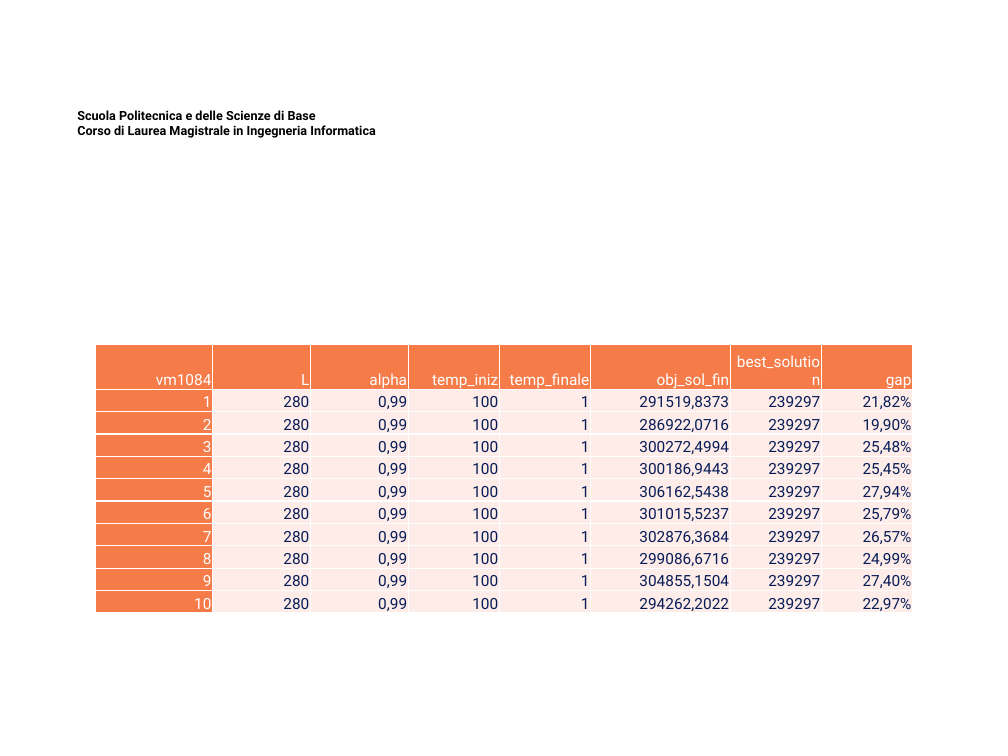
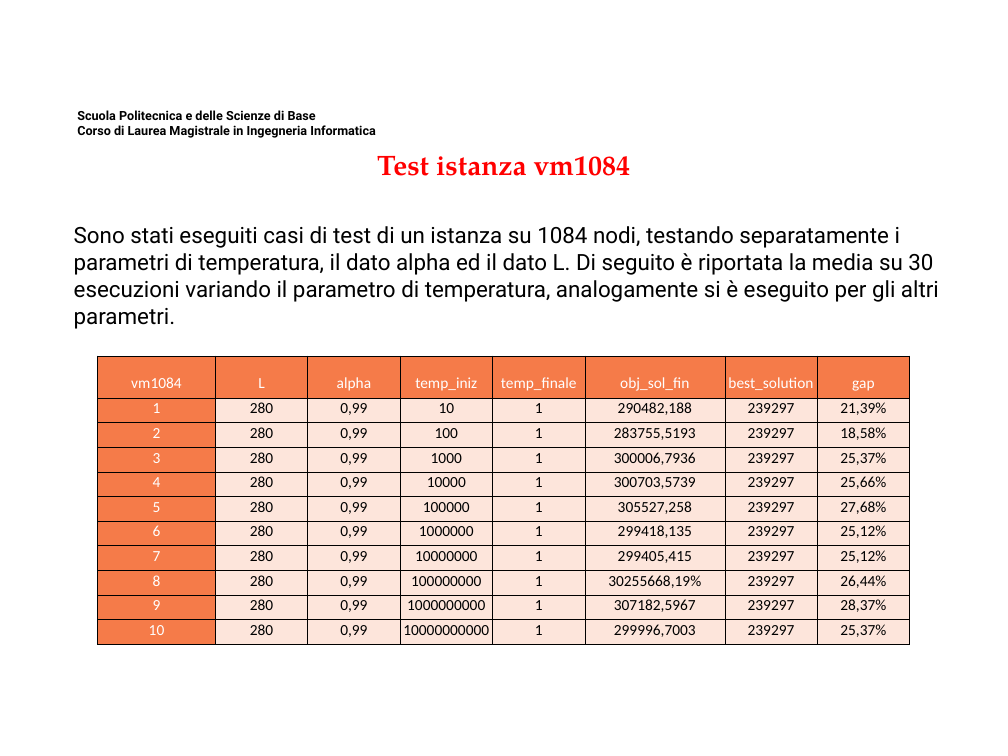
Before and after one commit to MicheleMaresca98/TSP-SimulatedAnnealing, a slide deck: slide 28 of Presentazione Elaborato Ricerca Operativa.pptx (slide 24 before the commit). Drawn at 1008x756 pixels with LibreOffice and Linux fonts; fonts in the diff are those of the drawing; background and template pictures are left out. Boxes give left, top, right and bottom in pixels: in the first picture for what was removed or moved away, otherwise in the second. Text is boxed around its words. In the diff, an @@ line names an element or a change of style, - is before the commit and + after.

```diff
--- a/Presentazione Elaborato Ricerca Operativa.pptx
+++ b/Presentazione Elaborato Ricerca Operativa.pptx
@@ text added at bbox=[377, 156, 631, 176], 20 pt, text #FF0000, bold @@
+Test istanza vm1084
@@ text added at bbox=[74, 226, 939, 329], 16 pt, text #000000 @@
+Sono stati eseguiti casi di test di un istanza su 1084 nodi, testando separatamente i parametri di temperatura, il dato alpha ed il dato L. Di seguito è riportata la media su 30 esecuzioni variando il parametro di temperatura, analogamente si è eseguito per gli altri parametri.
@@ table at bbox=[98, 356, 912, 643] @@
-row 2: 1 | 280 | 0,99 | 100 | 1 | 291519,8373 | 239297 | 21,82%
+row 2: 1 | 280 | 0,99 | 10 | 1 | 290482,188 | 239297 | 21,39%
-row 3, column 6: 286922,0716
+row 3, column 6: 283755,5193
-row 3, column 8: 19,90%
+row 3, column 8: 18,58%
-row 4: 3 | 280 | 0,99 | 100 | 1 | 300272,4994 | 239297 | 25,48%
+row 4: 3 | 280 | 0,99 | 1000 | 1 | 300006,7936 | 239297 | 25,37%
-row 5: 4 | 280 | 0,99 | 100 | 1 | 300186,9443 | 239297 | 25,45%
+row 5: 4 | 280 | 0,99 | 10000 | 1 | 300703,5739 | 239297 | 25,66%
-row 6: 5 | 280 | 0,99 | 100 | 1 | 306162,5438 | 239297 | 27,94%
+row 6: 5 | 280 | 0,99 | 100000 | 1 | 305527,258 | 239297 | 27,68%
-row 7: 6 | 280 | 0,99 | 100 | 1 | 301015,5237 | 239297 | 25,79%
+row 7: 6 | 280 | 0,99 | 1000000 | 1 | 299418,135 | 239297 | 25,12%
-row 8: 7 | 280 | 0,99 | 100 | 1 | 302876,3684 | 239297 | 26,57%
+row 8: 7 | 280 | 0,99 | 10000000 | 1 | 299405,415 | 239297 | 25,12%
-row 9: 8 | 280 | 0,99 | 100 | 1 | 299086,6716 | 239297 | 24,99%
+row 9: 8 | 280 | 0,99 | 100000000 | 1 | 30255668,19% | 239297 | 26,44%
-row 10: 9 | 280 | 0,99 | 100 | 1 | 304855,1504 | 239297 | 27,40%
+row 10: 9 | 280 | 0,99 | 1000000000 | 1 | 307182,5967 | 239297 | 28,37%
-row 11: 10 | 280 | 0,99 | 100 | 1 | 294262,2022 | 239297 | 22,97%
+row 11: 10 | 280 | 0,99 | 10000000000 | 1 | 299996,7003 | 239297 | 25,37%
@@ fill #FDECE9 to #FDE5DB in 70 cells @@
@@ font Roboto to Calibri, bold off in "vm1084", "L", "alpha", "temp_iniz" and 55 more places @@
@@ text colour #081D58 to #000000 in "280", "0,99", "1", "239297" and 37 more places @@
@@ alignment right to centre @@
@@ borders changed @@
@@ table: place and size @@
-table at bbox=[95, 345, 910, 617]
+table at bbox=[98, 356, 912, 643]
```
Also in this commit, not shown: 2 other slides changed, 8 slides added, 3 other files.
